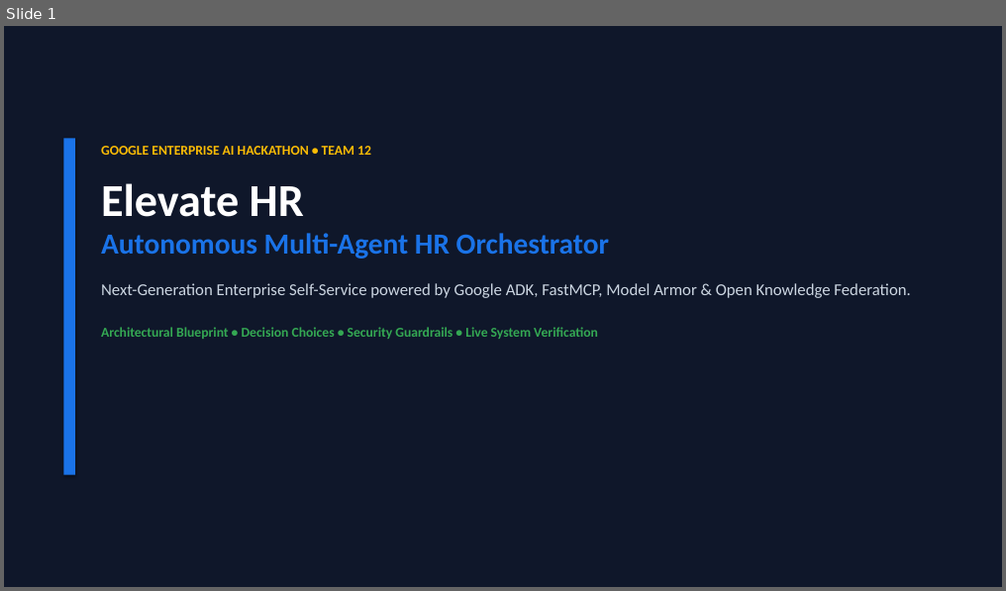
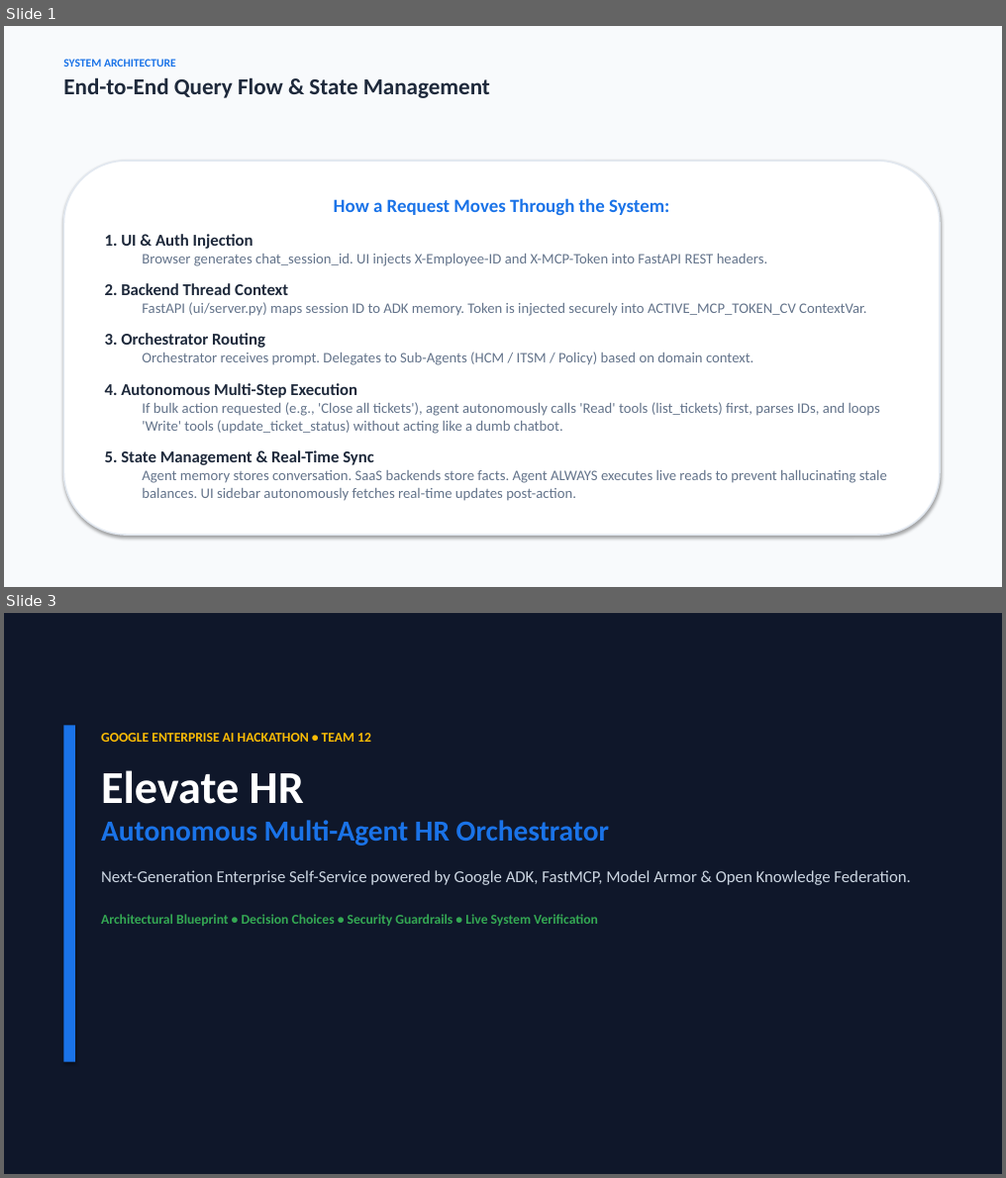
Before and after one commit to zuhaibp656/project_elevate_team_12, a slide deck: Elevate_HR_Team_12_Autonomous_MAS_Presentation.pptx. Shown one above the other, each under a label of ours: slide 1 before the commit, slides 1 and 3 after it; the slides between them are not shown. The pictures are 1006x591 and 1006x1178 pixels, drawn with LibreOffice and Linux fonts; fonts in the diff are those of the drawing. Boxes give left, top, right and bottom in pixels: in the first picture for what was removed or moved away, otherwise in the second. Text is boxed around its words. In the diff, an @@ line names an element or a change of style, - is before the commit and + after.

Commit message:
Add Complete Architecture Query Flow Document & Updated Presentation with State Management and Anti-Downgrade logic

```diff
--- a/Elevate_HR_Team_12_Autonomous_MAS_Presentation.pptx
+++ b/Elevate_HR_Team_12_Autonomous_MAS_Presentation.pptx
@@ slide 1 added at <box>4,26,1002,587</box>, background #F8FAFC @@
@@ text added at <box>63,59,490,98</box>, 22 pt, text #1E293B, bold @@
+SYSTEM ARCHITECTURE
+End-to-End Query Flow & State Management
@@ rounded rectangle added at <box>63,161,940,535</box>, fill #FFFFFF, outline #E2E8F0 1.5 pt, 14 pt, text #64748B @@
+How a Request Moves Through the System:
+1. UI & Auth Injection
+  Browser generates chat_session_id. UI injects X-Employee-ID and X-MCP-Token into FastAPI REST headers.
+2. Backend Thread Context
+  FastAPI (ui/server.py) maps session ID to ADK memory. Token is injected securely into ACTIVE_MCP_TOKEN_CV ContextVar.
+3. Orchestrator Routing
+  Orchestrator receives prompt. Delegates to Sub-Agents (HCM / ITSM / Policy) based on domain context.
+4. Autonomous Multi-Step Execution
+  If bulk action requested (e.g., 'Close all tickets'), agent autonomously calls 'Read' tools (list_tickets) first, parses IDs, and loops 'Write' tools (update_ticket_status) without acting like a dumb chatbot.
+5. State Management & Real-Time Sync
+  Agent memory stores conversation. SaaS backends store facts. Agent ALWAYS executes live reads to prevent hallucinating stale balances. UI sidebar autonomously fetches real-time updates post-action.
@@ what was slide 1 is now slide 3 @@
```
Also in this commit, not shown: 1 other slide added, 2 other files.
